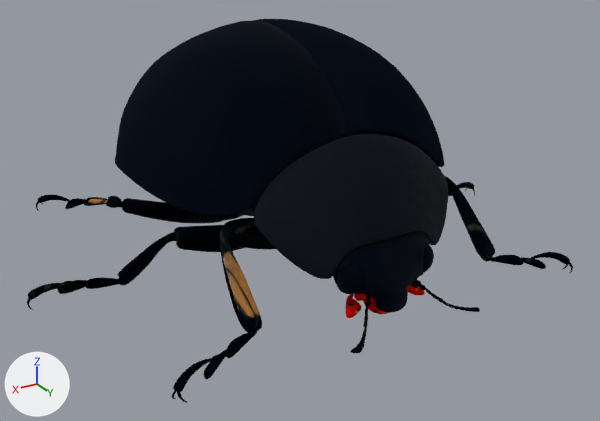
The glTF model assets/harmonia.glb: old version first, new version second.
Both versions are drawn from a 50 mm lens placed at (3.61, 6.31, 2.45), pointed at (-0.02, 0.27, -0.57). Every picture has the same lights, and +X, +Y and +Z are marked at lower left. Where no turn or scale is listed for an object, it has been applied to the vertices. Vertices at the same position are counted once.

The first picture shows 'thorax_head.1-Base', 'thorax_head.1-Eyes', 'thorax_head.1-Head_shell', 'thorax_head.1-Pincers', 'thorax_head.1-Thorax', 'thorax_head.1-Wing'.
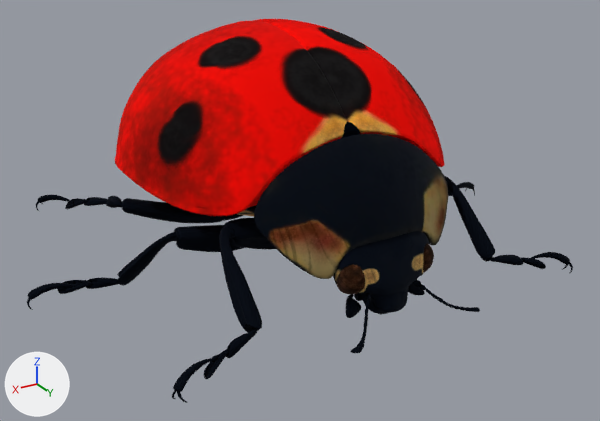
Where the newer file only moved an object's origin or applied its transform, the numbers keep the older frame.

Boxes [x1, y1, x2, y2] around the edits, measured in the pictures (600 x 421 px):
'thorax_head.1-Wing', surface changed, shading changed (black to red)
    both: [115, 19, 445, 216]
'thorax_head.1-Head_shell', surface changed, shading changed (black to brown)
    both: [254, 134, 448, 279]
'thorax_head.1-Base', surface changed
    both: [34, 176, 532, 389]
'thorax_head.1-Eyes', surface changed, shading changed
    both: [333, 231, 434, 313]
'thorax_head.1-Pincers', surface changed, shading changed (red to black)
    both: [346, 283, 425, 318]
'thorax_head.1-Thorax', surface changed, shading changed
    both: [238, 122, 360, 216]

The change, as a list of edits to the scene's bpy script:
```text
Change img_image_0:
    img_image_0: load_image('Image_0', '_unpacked/Image_0', 1020, 1020, 'sRGB') -> load_image('Image_0', '_unpacked/Image_0', 1010, 1020, 'sRGB')
Change img_image_1:
    img_image_1: load_image('Image_1', '_unpacked/Image_1', 1020, 1020, 'Non-Color') -> load_image('Image_1', '_unpacked/Image_1', 1010, 1020, 'Non-Color')
Change img_image_2:
    img_image_2: load_image('Image_2', '_unpacked/Image_2', 110, 120, 'sRGB') -> load_image('Image_2', '_unpacked/Image_2', 1020, 1020, 'sRGB')
Change img_image_3:
    img_image_3: load_image('Image_3', '_unpacked/Image_3', 110, 120, 'Non-Color') -> load_image('Image_3', '_unpacked/Image_3', 1020, 1020, 'Non-Color')
Change img_image_4:
    img_image_4: load_image('Image_4', '_unpacked/Image_4', 1020, 1020, 'sRGB') -> load_image('Image_4', '_unpacked/Image_4', 110, 120, 'sRGB')
Change img_image_5:
    img_image_5: load_image('Image_5', '_unpacked/Image_5', 1020, 1020, 'Non-Color') -> load_image('Image_5', '_unpacked/Image_5', 110, 120, 'Non-Color')
Change img_image_10:
    img_image_10: load_image('Image_10', '_unpacked/Image_10', 1010, 1020, 'sRGB') -> load_image('Image_10', '_unpacked/Image_10', 1020, 1020, 'sRGB')
Change img_image_11:
    img_image_11: load_image('Image_11', '_unpacked/Image_11', 1010, 1020, 'Non-Color') -> load_image('Image_11', '_unpacked/Image_11', 1020, 1020, 'Non-Color')
Change mat_wing:
    where n0 = _N.new('ShaderNodeBsdfPrincipled'); n0.name = 'Principled BSDF'
    n0.inputs[1].default_value: 1.0 -> 0.92  # 'Metallic'
    n0.inputs[2].default_value: 0.83 -> 0.89  # 'Roughness'
    where n2 = _N.new('ShaderNodeTexImage'); n2.name = 'Image Texture'
    n2.image: img_image_0 -> img_image_2
    where n4 = _N.new('ShaderNodeTexImage'); n4.name = 'Image Texture.001'
    n4.image: img_image_1 -> img_image_3
Change mat_pincers:
    where n0 = _N.new('ShaderNodeBsdfPrincipled'); n0.name = 'Principled BSDF'
    n0.inputs[1].default_value: 1.0 -> 0.92  # 'Metallic'
    n0.inputs[2].default_value: 0.83 -> 0.89  # 'Roughness'
    where n3 = _N.new('ShaderNodeTexImage'); n3.name = 'Image Texture'
    n3.image: img_image_2 -> img_image_4
    where n5 = _N.new('ShaderNodeTexImage'); n5.name = 'Image Texture.001'
    n5.image: img_image_3 -> img_image_5
Change mat_eyes:
    where n0 = _N.new('ShaderNodeBsdfPrincipled'); n0.name = 'Principled BSDF'
    n0.inputs[1].default_value: 1.0 -> 0.92  # 'Metallic'
    n0.inputs[2].default_value: 0.83 -> 0.89  # 'Roughness'
    where n2 = _N.new('ShaderNodeTexImage'); n2.name = 'Image Texture'
    n2.image: img_image_4 -> img_image_6
    where n4 = _N.new('ShaderNodeTexImage'); n4.name = 'Image Texture.001'
    n4.image: img_image_5 -> img_image_7
Change mat_head_shell:
    where n0 = _N.new('ShaderNodeBsdfPrincipled'); n0.name = 'Principled BSDF'
    n0.inputs[1].default_value: 0.78 -> 0.92  # 'Metallic'
    n0.inputs[2].default_value: 0.83 -> 0.89  # 'Roughness'
    where n3 = _N.new('ShaderNodeTexImage'); n3.name = 'Image Texture'
    n3.image: img_image_6 -> img_image_8
    where n5 = _N.new('ShaderNodeTexImage'); n5.name = 'Image Texture.001'
    n5.image: img_image_7 -> img_image_9
Change mat_thorax:
    where n0 = _N.new('ShaderNodeBsdfPrincipled'); n0.name = 'Principled BSDF'
    n0.inputs[2].default_value: 0.95 -> 1.0  # 'Roughness'
    where n2 = _N.new('ShaderNodeTexImage'); n2.name = 'Image Texture'
    n2.image: img_image_8 -> img_image_10
    where n4 = _N.new('ShaderNodeTexImage'); n4.name = 'Image Texture.001'
    n4.image: img_image_9 -> img_image_11
Change mat_base:
    where n0 = _N.new('ShaderNodeBsdfPrincipled'); n0.name = 'Principled BSDF'
    n0.inputs[1].default_value: 1.0 -> 0.92  # 'Metallic'
    n0.inputs[2].default_value: 0.95 -> 0.89  # 'Roughness'
    where n3 = _N.new('ShaderNodeTexImage'); n3.name = 'Image Texture'
    n3.image: img_image_10 -> img_image_0
    where n5 = _N.new('ShaderNodeTexImage'); n5.name = 'Image Texture.001'
    n5.image: img_image_11 -> img_image_1
Change me_thorax_head_1_wing:
    where me_thorax_head_1_wing.from_pydata(...)  # 2542 vertices, 4900 faces; spans x -1.48..1.45, y -1.95..1.09, z -0.43..1.07
    me_thorax_head_1_wing part 1: its shading normals changed
Change me_thorax_head_1_pincers:
    where me_thorax_head_1_pincers.from_pydata(...)  # 7417 vertices, 14614 faces; spans x -0.382..0.382, y 1.42..1.707, z -0.95..-0.642
    me_thorax_head_1_pincers part 2: its shading normals changed
Change me_thorax_head_1_eyes:
    where me_thorax_head_1_eyes.from_pydata(...)  # 2351 vertices, 4446 faces; spans x -0.446..0.448, y 1.242..1.8, z -0.882..-0.2
    me_thorax_head_1_eyes part 3: its shading normals changed
Change me_thorax_head_1_head_shell:
    where me_thorax_head_1_head_shell.from_pydata(...)  # 1313 vertices, 2618 faces; spans x -0.92..0.93, y 0.92..1.66, z -0.57..0.39
    me_thorax_head_1_head_shell part 4: its shading normals changed
Change me_thorax_head_1_thorax:
    where me_thorax_head_1_thorax.from_pydata(...)  # 5707 vertices, 11296 faces; spans x -1.13..1.13, y -1.91..1.14, z -0.94..0.84
    me_thorax_head_1_thorax part 5: its shading normals changed
```
